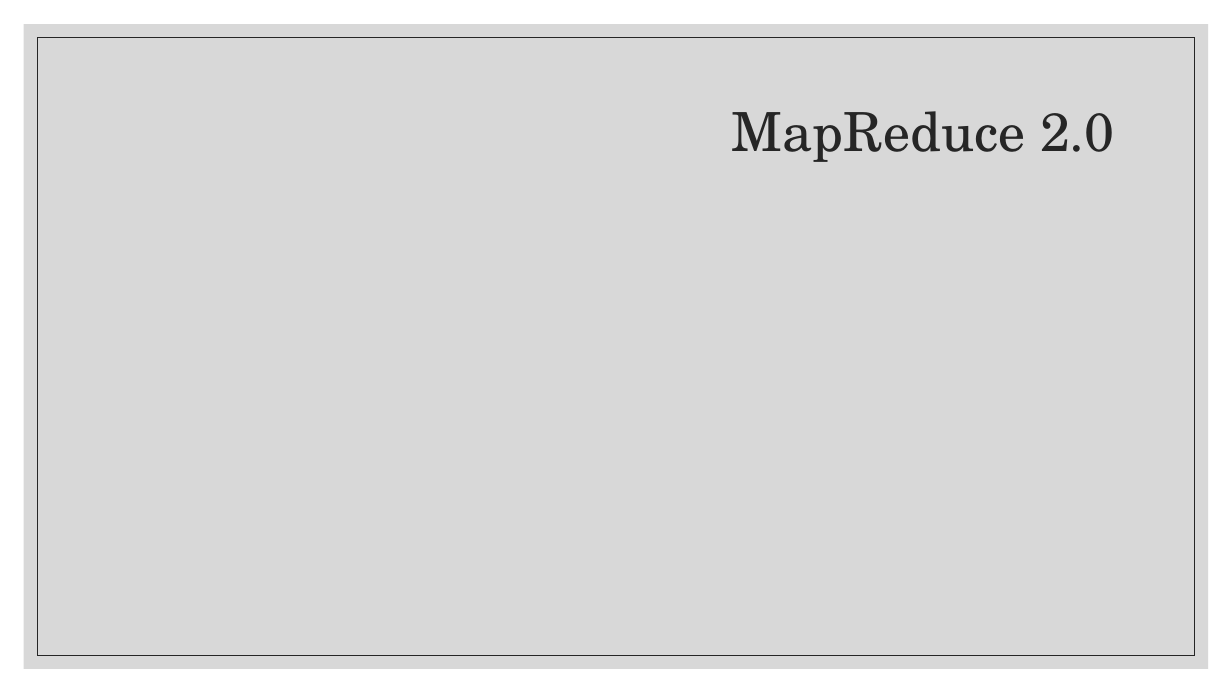
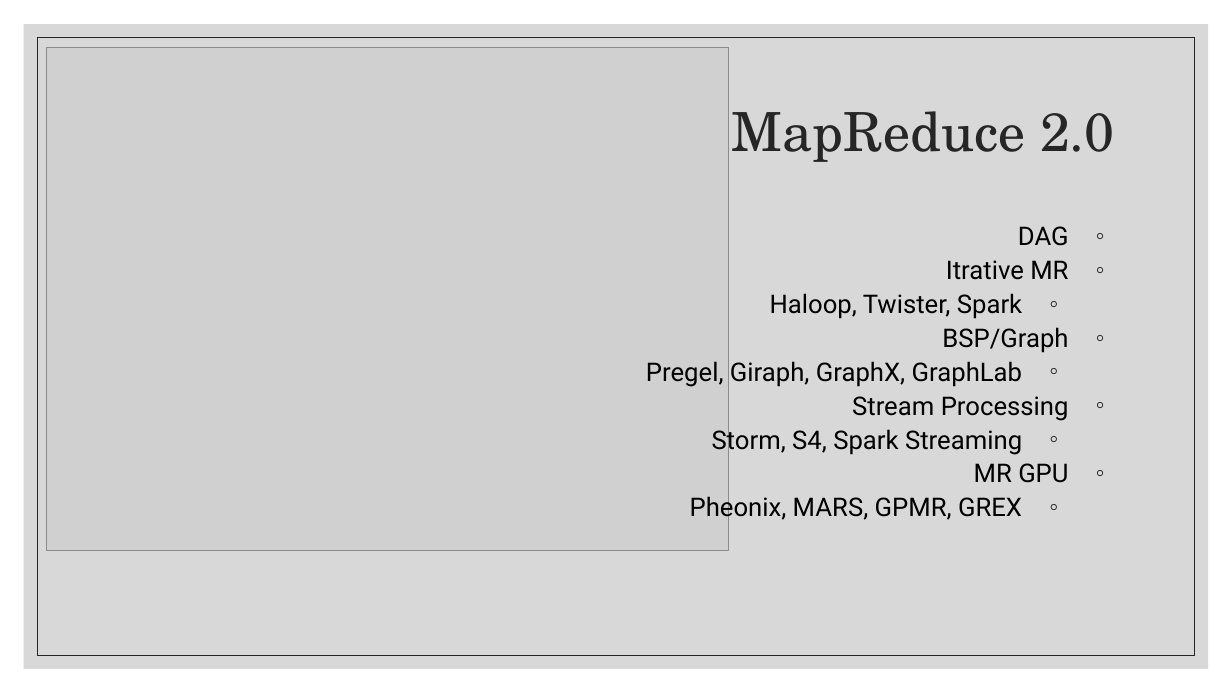
Before and after one commit to fensterheim/OpenUDataScienceProj, a slide deck: slide 14 of Lecture/Big Data with Cloud Computing.pptx. Drawn at 1232x693 pixels with LibreOffice and Linux fonts; fonts in the diff are those of the drawing; grey boxes stand for pictures. Boxes give left, top, right and bottom in pixels: in the first picture for what was removed or moved away, otherwise in the second. Text is boxed around its words. In the diff, an @@ line names an element or a change of style, - is before the commit and + after.

Commit message:
adding MapReduce 2.0 slide

```diff
--- a/Lecture/Big Data with Cloud Computing.pptx
+++ b/Lecture/Big Data with Cloud Computing.pptx
@@ picture added at box(46, 48, 728, 551) @@
@@ text added at box(646, 226, 1069, 523), 20 pt, text #000000 @@
+◦ DAG
+◦ Itrative MR
+  ◦ Haloop, Twister, Spark
+◦ BSP/Graph
+  ◦ Pregel, Giraph, GraphX, GraphLab
+◦ Stream Processing
+  ◦ Storm, S4, Spark Streaming
+◦ MR GPU
+  ◦ Pheonix, MARS, GPMR, GREX
```
